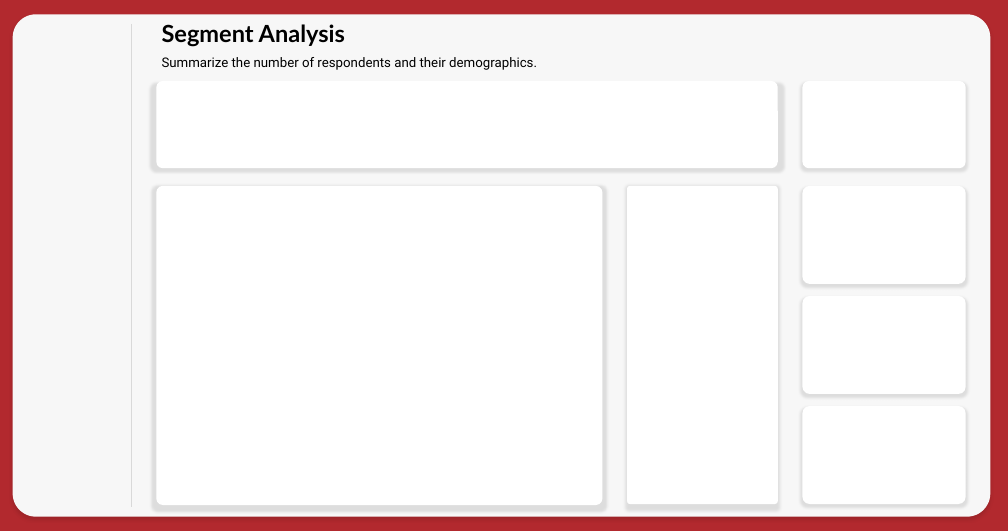
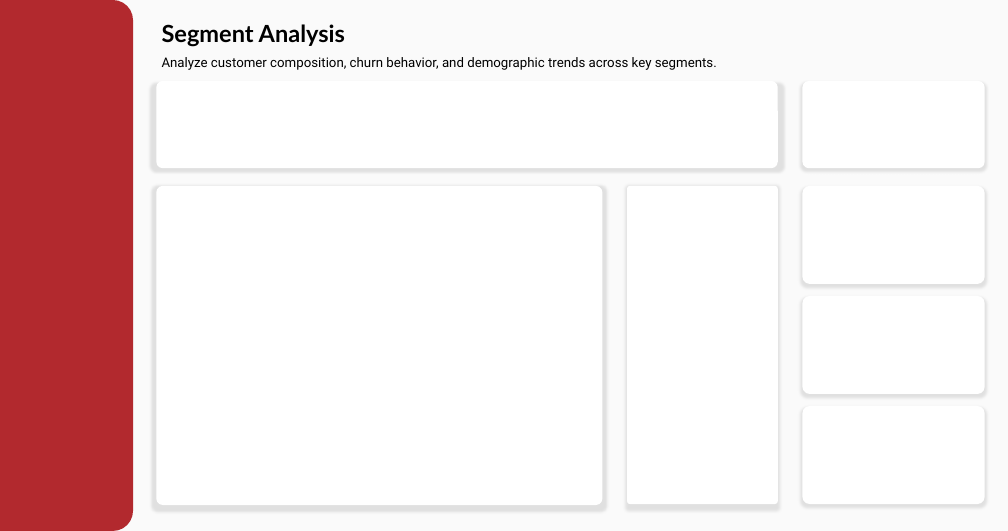
Before and after one commit to Truong2003-tqd/Highlands-Customer-Analysis, a slide deck: slide 4 of Power BI Report/Dashboard Layout.pptx. Drawn at 1008x531 pixels with LibreOffice and Linux fonts; fonts in the diff are those of the drawing. Boxes give left, top, right and bottom in pixels: in the first picture for what was removed or moved away, otherwise in the second. Text is boxed around its words. In the diff, an @@ line names an element or a change of style, - is before the commit and + after.

```diff
--- a/Power BI Report/Dashboard Layout.pptx
+++ b/Power BI Report/Dashboard Layout.pptx
@@ background #B2292E to #F7F7F7 at 50% opacity @@
@@ round same rect added at (0, 0, 133, 531), fill #B2292E @@
@@ rounded rectangle removed at (13, 14, 990, 516) @@
@@ line removed from (132, 24) to (132, 507) @@
@@ text at (162, 57, 717, 70): text changed @@
-Summarize the number of respondents and their demographics.
+Analyze customer composition, churn behavior, and demographic trends across key segments.
@@ rounded rectangle: place and size @@
-rounded rectangle at (802, 81, 966, 168)
+rounded rectangle at (802, 81, 985, 168)
@@ rounded rectangle: place and size @@
-rounded rectangle at (802, 186, 966, 284)
+rounded rectangle at (802, 186, 985, 284)
@@ rounded rectangle: place and size @@
-rounded rectangle at (802, 296, 966, 394)
+rounded rectangle at (802, 296, 985, 394)
@@ rounded rectangle: place and size @@
-rounded rectangle at (802, 406, 966, 504)
+rounded rectangle at (802, 406, 985, 504)
```
Also in this commit, not shown: 3 other slides changed, 5 other files.
